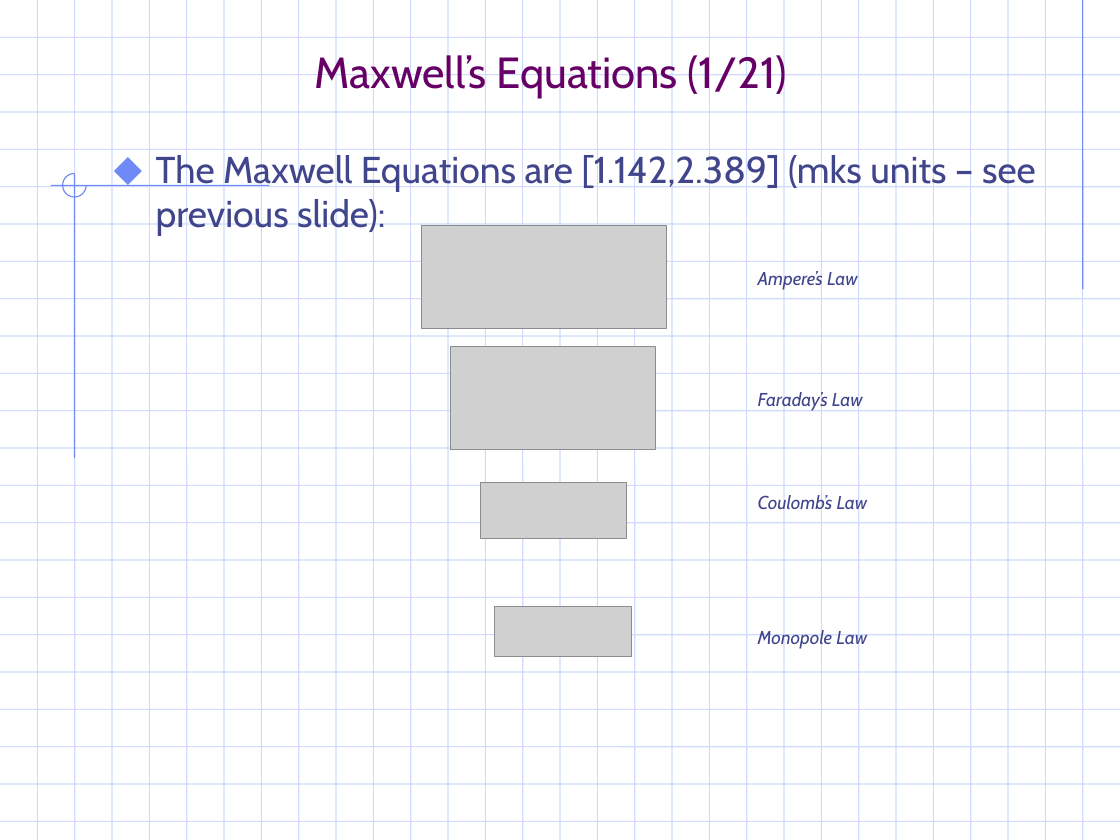
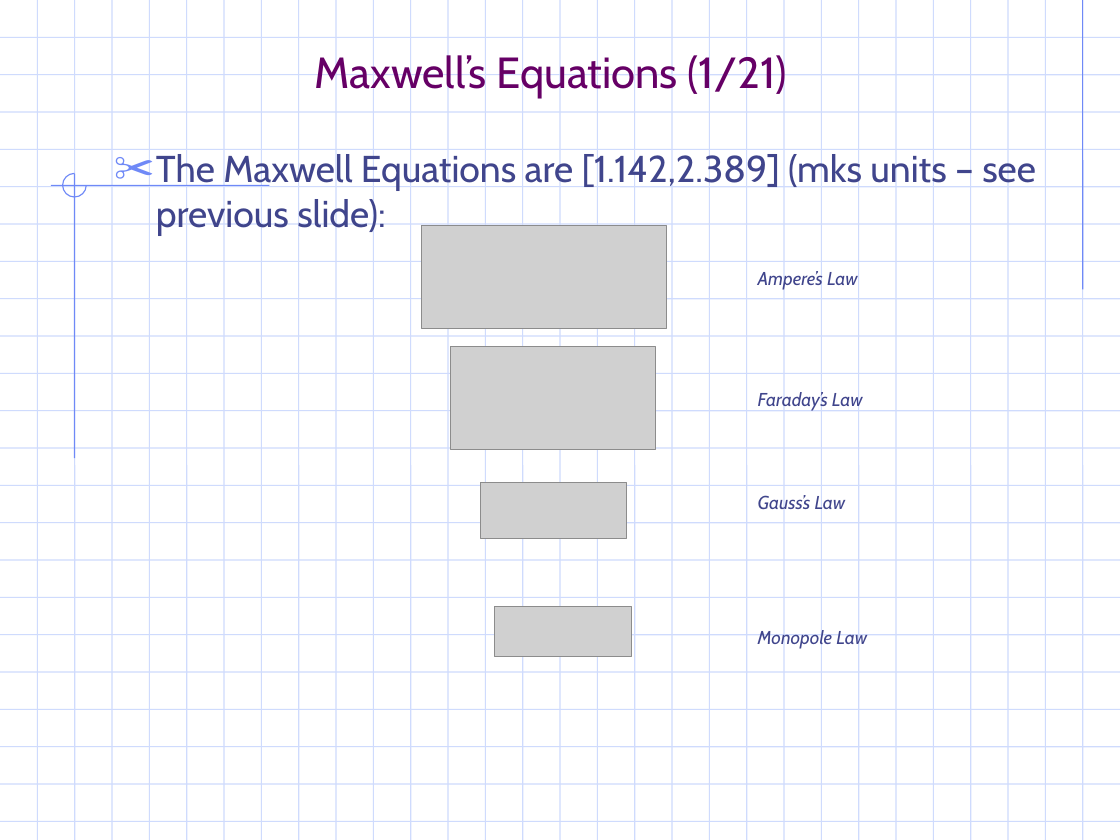
Before and after one commit to gravmath/Projects, a slide deck: slide 5 of PowerPoint/EM_notes.ppt. Drawn at 1120x840 pixels with LibreOffice and Linux fonts; fonts in the diff are those of the drawing; grey boxes stand for pictures; background and template pictures are left out. Boxes give left, top, right and bottom in pixels: in the first picture for what was removed or moved away, otherwise in the second. Text is boxed around its words. In the diff, an @@ line names an element or a change of style, - is before the commit and + after.

```diff
--- a/PowerPoint/EM_notes.ppt
+++ b/PowerPoint/EM_notes.ppt
@@ text "The Maxwell Equations are [1.142,2.389] ..." at <box>156,151,1036,236</box>: bullet ⬥ to ✂ @@
@@ text at <box>758,494,846,515</box>: text changed @@
-Coulomb’s Law
+Gauss’s Law
```
Also in this commit, not shown: 34 other slides changed, 8 slides added, 6 other files.
